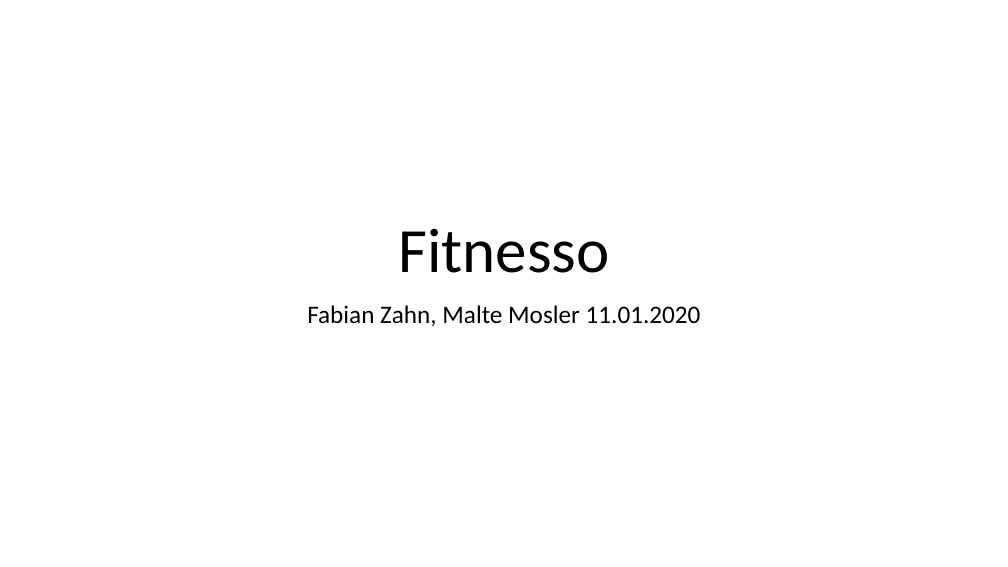
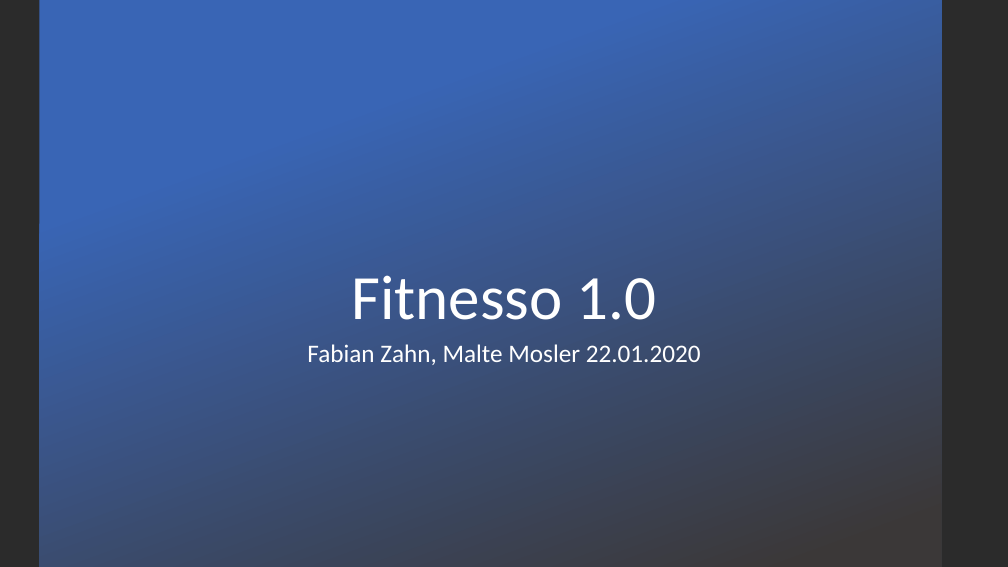
Before and after one commit to maltemosler/Fitnesso, a slide deck: slide 1 of Kommentare/PPP/PPP-Fitnesso.pptx. Drawn at 1008x567 pixels with LibreOffice and Linux fonts; fonts in the diff are those of the drawing; background and template pictures are left out; a plain dark background stands for a picture behind light text. Boxes give left, top, right and bottom in pixels: in the first picture for what was removed or moved away, otherwise in the second. Text is boxed around its words. In the diff, an @@ line names an element or a change of style, - is before the commit and + after.

```diff
--- a/Kommentare/PPP/PPP-Fitnesso.pptx
+++ b/Kommentare/PPP/PPP-Fitnesso.pptx
@@ background #FFFFFF to picture (left out) @@
@@ rectangle added at bbox=[39, 0, 941, 567], fill gradient #3965B5 to #3B3838 @@
@@ title at bbox=[351, 275, 657, 320]: text changed; text colour #000000 to #FFFFFF @@
-Fitnesso
+Fitnesso 1.0
@@ subtitle at bbox=[307, 344, 701, 365]: text changed; text colour #000000 to #FFFFFF @@
-Fabian Zahn, Malte Mosler 11.01.2020
+Fabian Zahn, Malte Mosler 22.01.2020
```
Also in this commit, not shown: 12 slides added, 14 other files.
